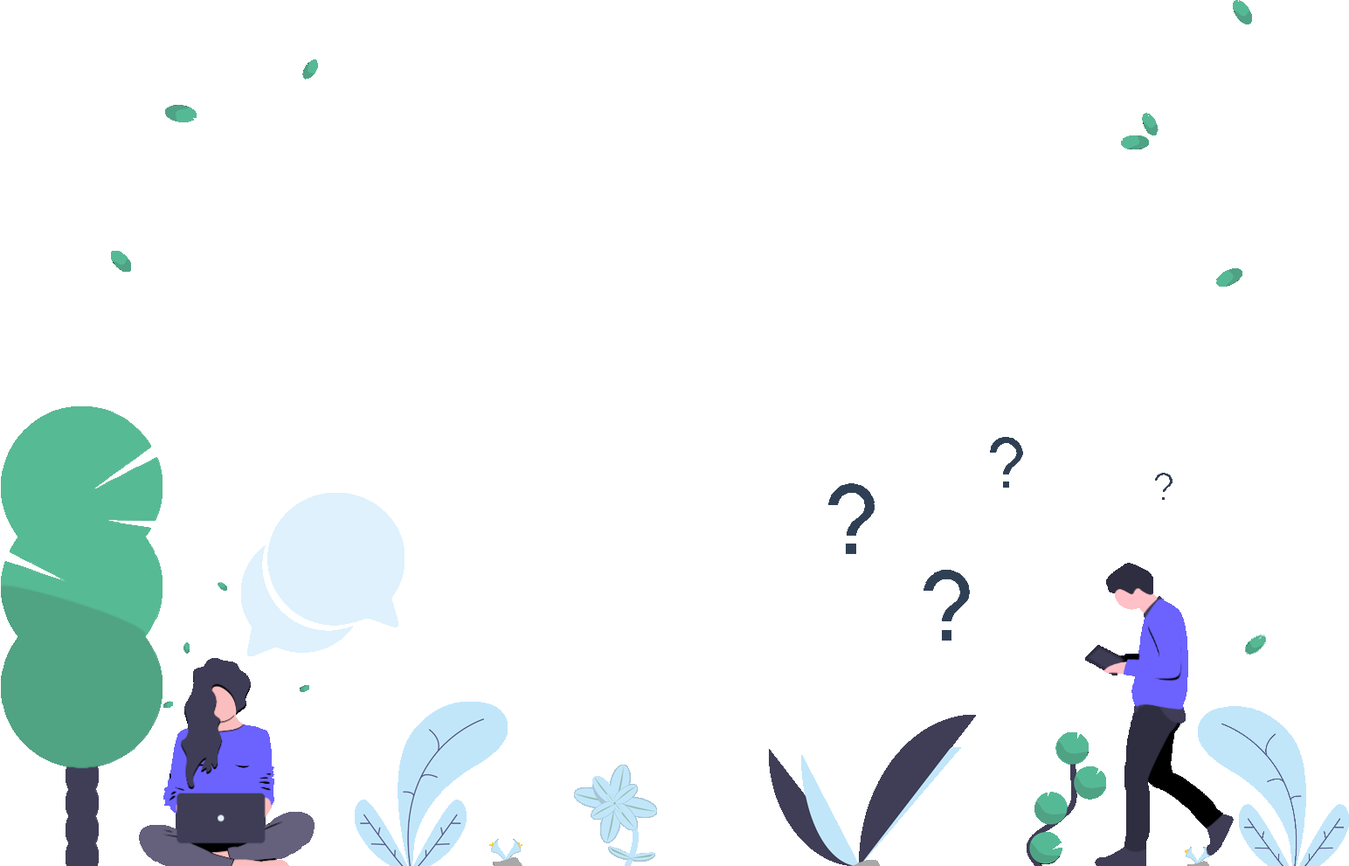
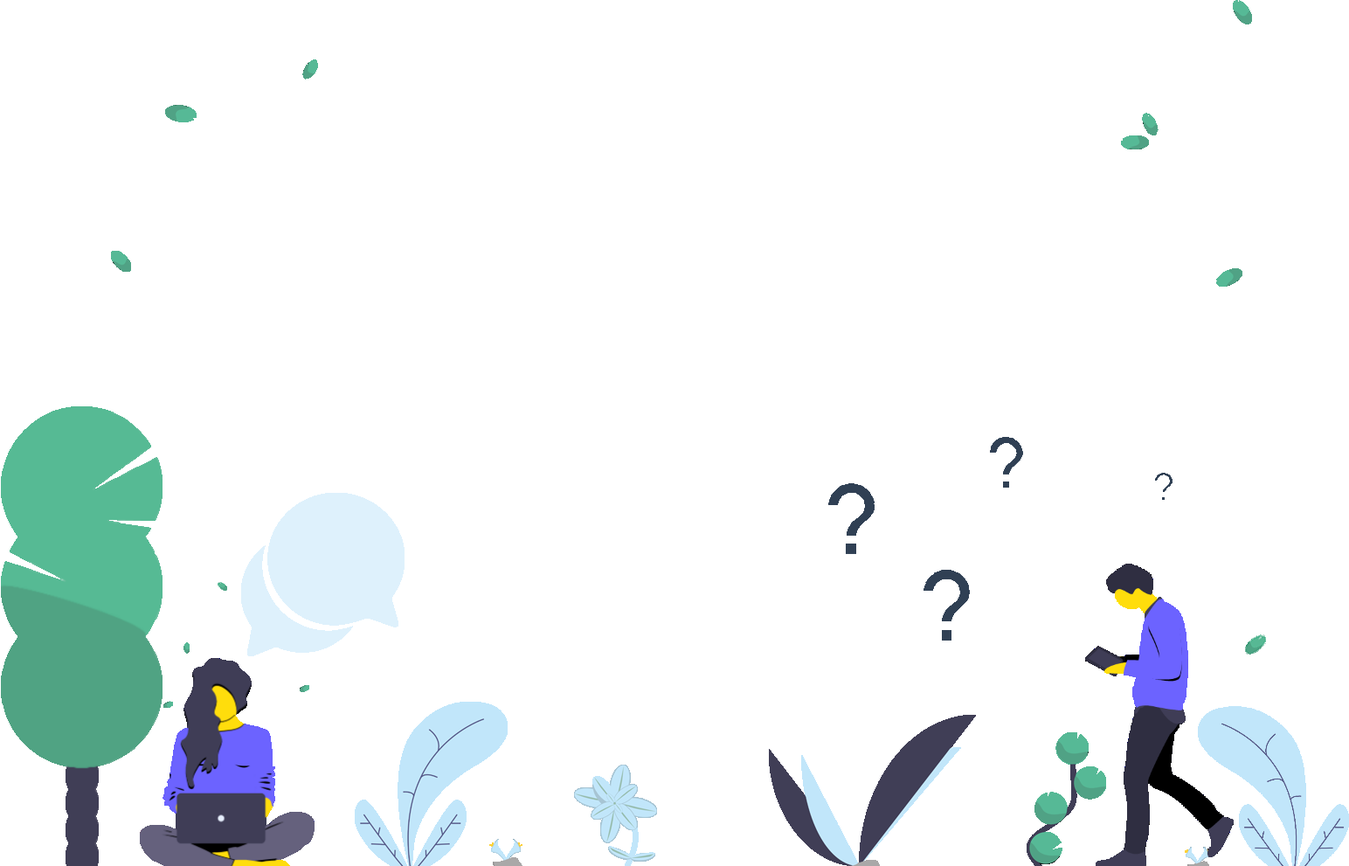
Layer changes from the first 1349 x 866 image to the second:
added layer "man yellow" above "man" over [1085, 563, 1234, 866]
hid "man", moved it above "lady yellow" over [1085, 562, 1234, 866]
added layer "lady yellow" above "lady" over [139, 657, 315, 866]
hid "lady", moved it above "question marks" over [138, 657, 315, 866]
